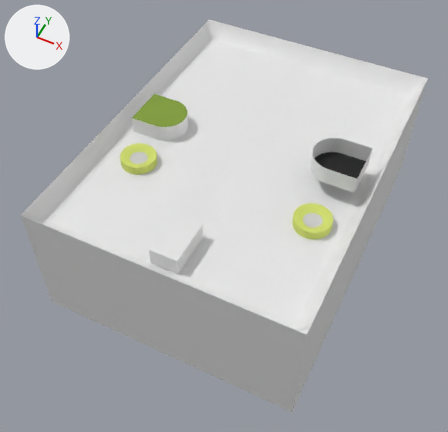
What one commit did to the FBX model Assets/3ds_max_model/游戏场景盒子_FBX.FBX.
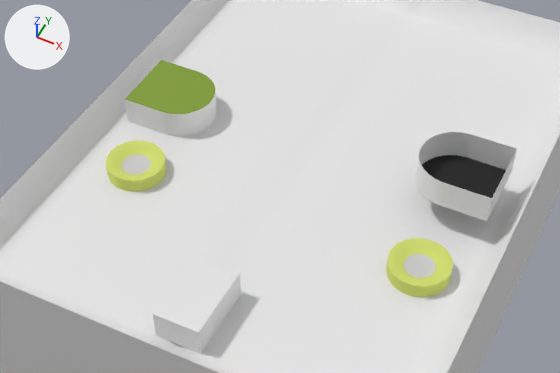
Old and new are each drawn whole from a camera (50 mm lens) standing at (13.8, -20.3, 23.0) and looking at (2.7, 1.8, -4.7) and again close up on the part from 12% to 89% of the width and 13% to 66% of the height. Every picture has the same lights, and +X, +Y and +Z are marked at upper left. Where no turn or scale is listed for an object, it has been applied to the vertices.

The older version as bpy lines, for what is in view:
```python
me_mesh = bpy.data.meshes.new('Mesh')
me_mesh.from_pydata(...)  # 4502 vertices, 9000 faces; spans x -7.6..7.6, y -10.2..10.2, z -7.6..0.0
me_mesh_004 = bpy.data.meshes.new('Mesh.004')
me_mesh_004.from_pydata(...)  # 24 vertices, 22 faces; spans x -0.76..2.03, y -1.27..1.27, z 0.0
me_mesh_004.materials.append(mat_02___default)  # picture img_tusiji_002_jpg
me_mesh_005 = bpy.data.meshes.new('Mesh.005')
me_mesh_005.from_pydata(...)  # 24 vertices, 22 faces; spans x -30.0..79.9, y -50.0..50.0, z 0.0
me_mesh_005.materials.append(mat_01___default)  # picture img_th_jpg
ob_box001 = bpy.data.objects.new('Box001', me_mesh)
ob_box001.location = (3.1, 3.78, 0.0)
ob_玩家002 = bpy.data.objects.new('玩家002', me_mesh_005)
ob_玩家002.location = (9.05, 3.78, 0.0)
ob_玩家002.scale = (-0.0254, -0.0254, -0.0254)
ob_玩家1 = bpy.data.objects.new('玩家1', me_mesh_004)
ob_玩家1.location = (-2.85, 3.78, 0.0)
# also in view: 'Rectangle001' at (-2.2, 3.8, -0.5); '英雄技能002' at (8.4, 0.4, -0.8); 'Rectangle002' at (8.4, 3.8, 0.5); '结束回合按钮' at (3.1, -4.1, -0.5); '英雄技能1' at (-1.9, 0.4, -0.8)
```
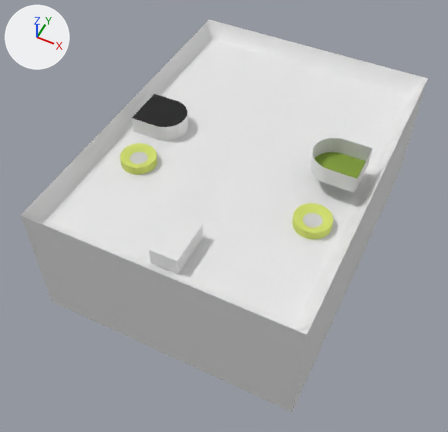
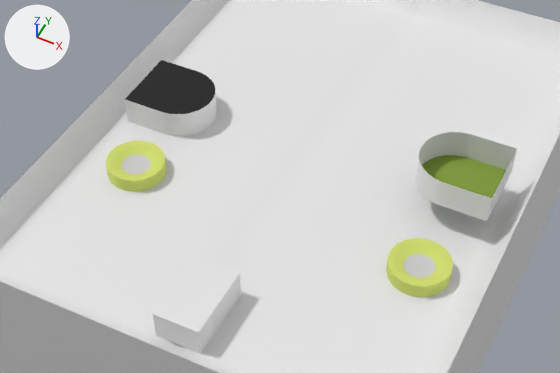
Where the change shows, as pixel boxes (x1, y1, x2, y2) in the close-ups (560 x 373 px):
'玩家1', recoloured (green to black): (125, 60, 215, 114) in both
'玩家002', recoloured (black to green): (422, 155, 506, 198) in both

The edits, one by one:
me_mesh_005 has 24 vertices, 22 faces and spans x -30.0..79.9, y -50.0..50.0, z 0.0.
me_mesh_005 no longer uses material mat_01___default (picture img_th_jpg).
me_mesh_005 now uses material mat_02___default (picture img_tusiji_002_jpg).
me_mesh_004 has 24 vertices, 22 faces and spans x -0.76..2.03, y -1.27..1.27, z 0.0.
me_mesh_004 no longer uses material mat_02___default (picture img_tusiji_002_jpg).
me_mesh_004 now uses material mat_01___default (picture img_th_jpg).
